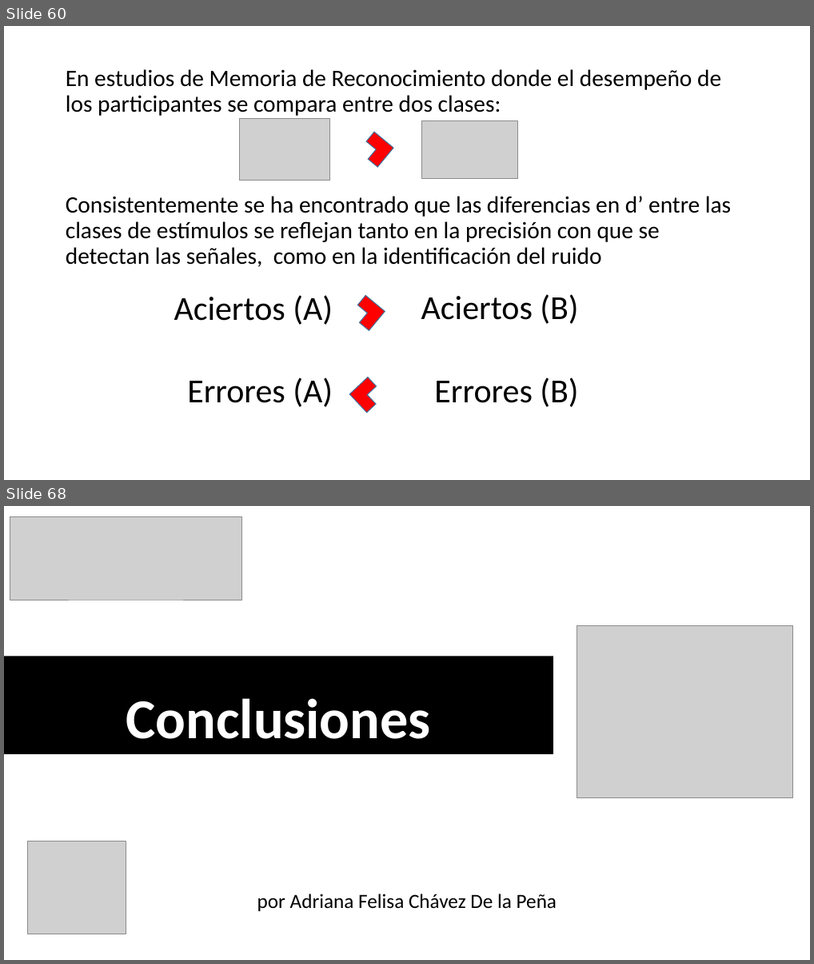
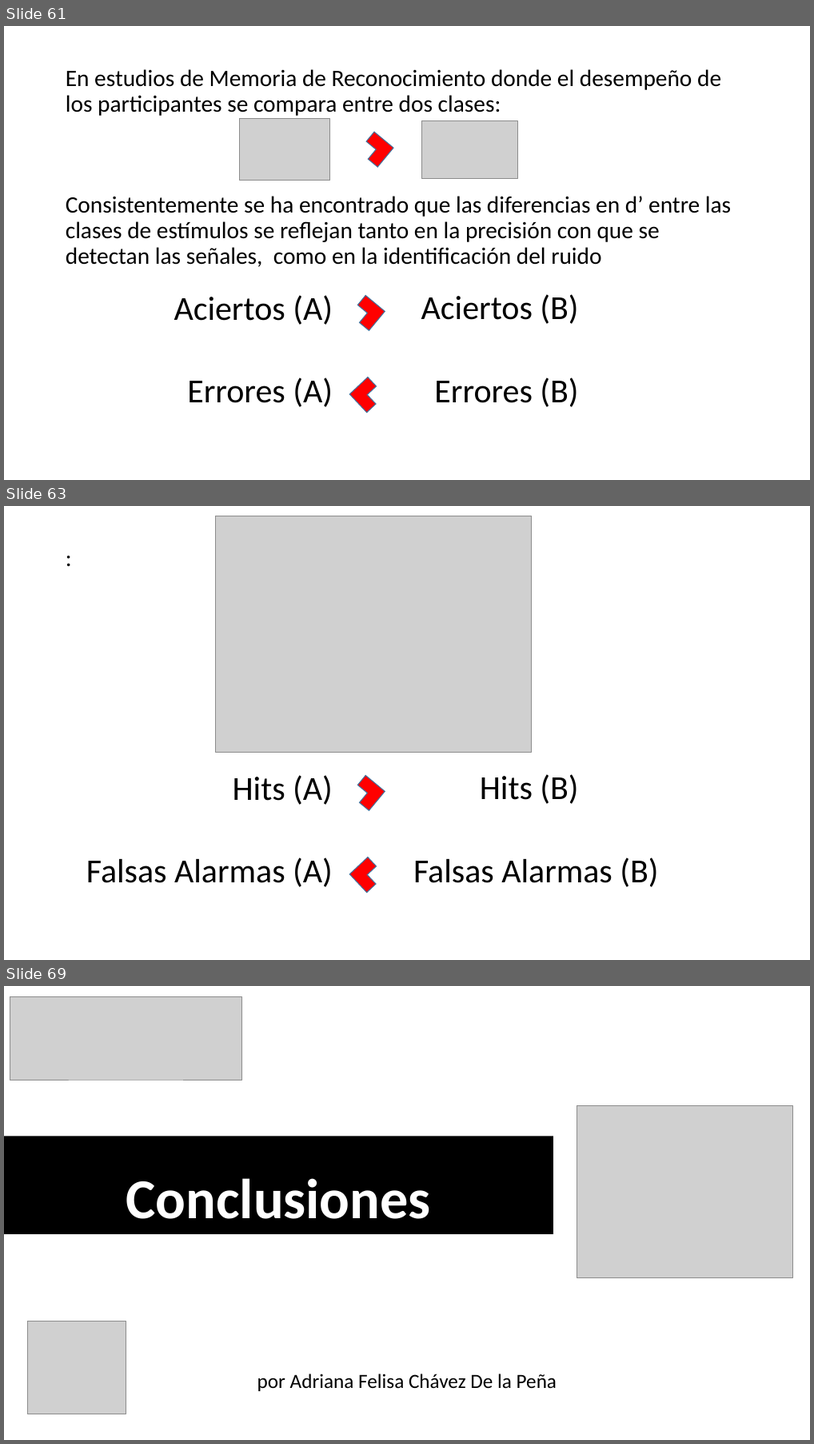
Before and after one commit to Adrifelcha/Adrifelcha, a slide deck: Tesis/Presentaciones/FINAL_Examen.pptx. Shown one above the other, each under a label of ours: slides 60 and 68 before the commit, slides 61, 63 and 69 after it; the slides between them are not shown. The pictures are 814x964 and 814x1444 pixels, drawn with LibreOffice and Linux fonts; fonts in the diff are those of the drawing; grey boxes stand for pictures. Boxes give left, top, right and bottom in pixels: in the first picture for what was removed or moved away, otherwise in the second. Text is boxed around its words. In the diff, an @@ line names an element or a change of style, - is before the commit and + after.

```diff
--- a/Tesis/Presentaciones/FINAL_Examen.pptx
+++ b/Tesis/Presentaciones/FINAL_Examen.pptx
@@ slide 63 added at (x1=4, y1=506, x2=810, y2=960), background #FFFFFF @@
@@ picture added at (x1=216, y1=516, x2=532, y2=752) @@
@@ text added at (x1=60, y1=543, x2=755, y2=921), 28 pt, text #000000 @@
+:
@@ text added at (x1=233, y1=775, x2=333, y2=804), 40 pt, text #000000 @@
+Hits (A)
@@ corner added at (x1=350, y1=775, x2=385, y2=810), fill #FF0000, outline #43739E 1 pt @@
@@ text added at (x1=480, y1=774, x2=578, y2=804), 40 pt, text #000000 @@
+Hits (B)
@@ text added at (x1=86, y1=857, x2=333, y2=887), 40 pt, text #000000 @@
+Falsas Alarmas (A)
@@ corner added at (x1=350, y1=857, x2=385, y2=892), fill #FF0000, outline #43739E 1 pt @@
@@ text added at (x1=414, y1=857, x2=658, y2=887), 40 pt, text #000000 @@
+Falsas Alarmas (B)
@@ what was slide 60 is now slide 61 @@
@@ what was slide 68 is now slide 69 @@
```
Also in this commit, not shown: 14 slides changed, 1 other slide added, 1 slide removed, 1 other file.
